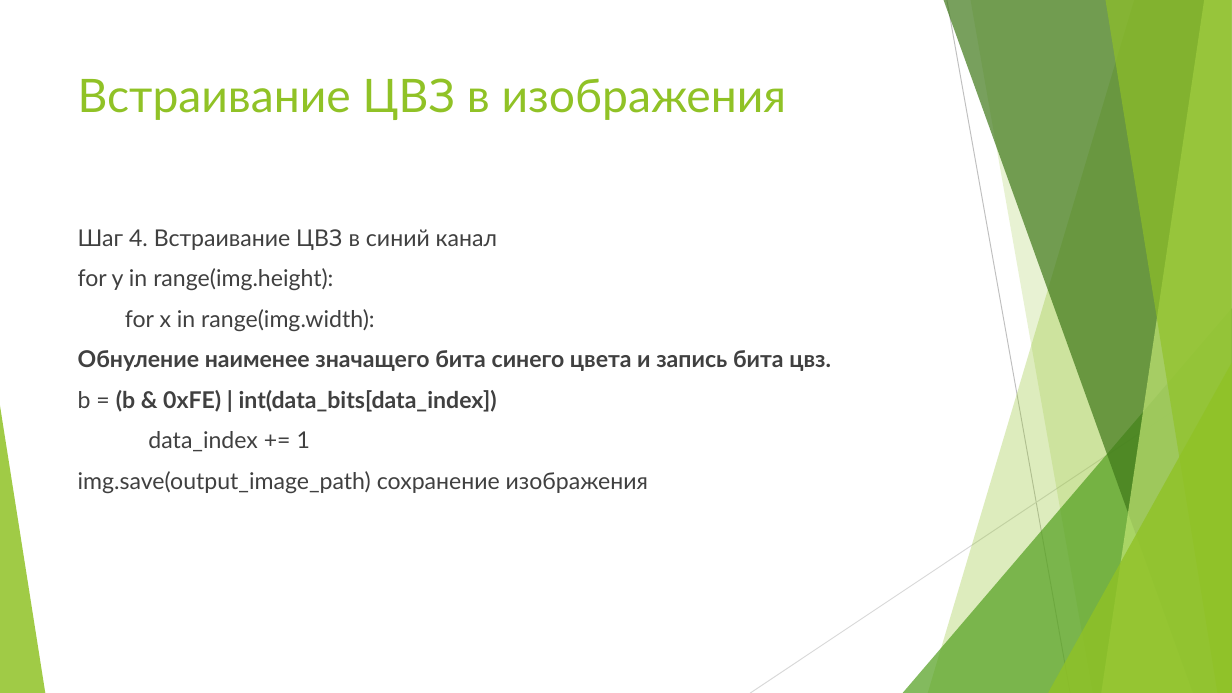
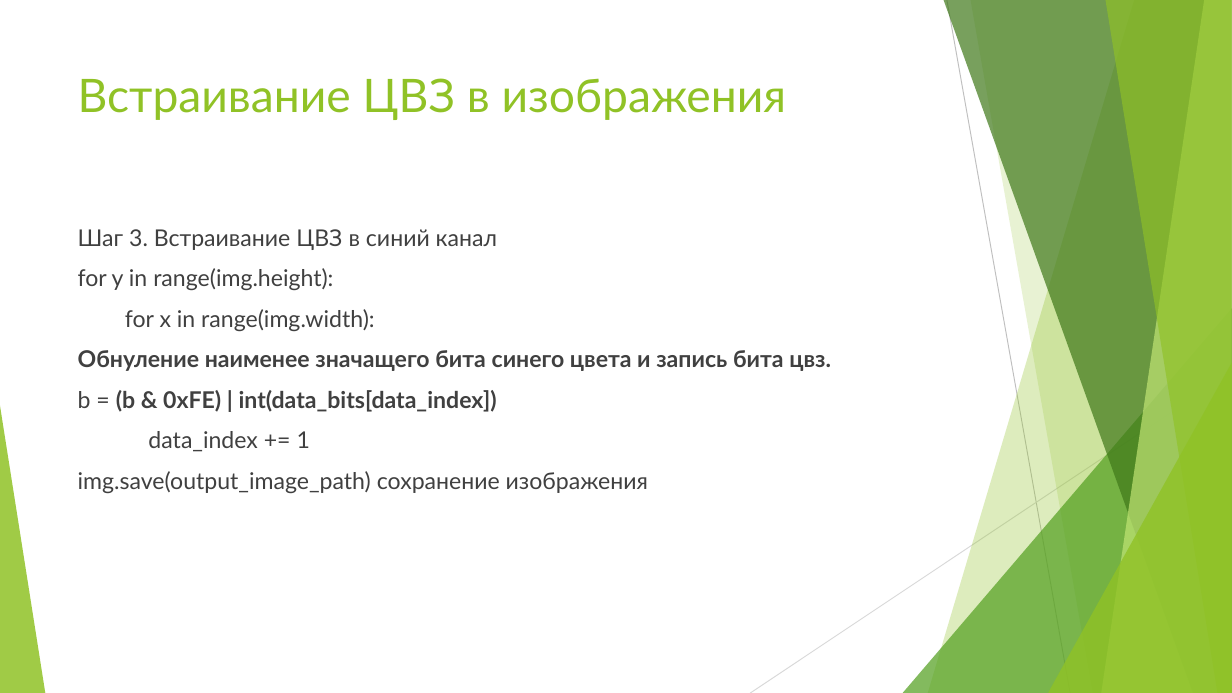
Before and after one commit to Kubyshev/kurs_stega, a slide deck: slide 10 of stegoKurs/Курсовая.pptx. Drawn at 1232x693 pixels with LibreOffice and Linux fonts; fonts in the diff are those of the drawing. Boxes give left, top, right and bottom in pixels: in the first picture for what was removed or moved away, otherwise in the second. Text is boxed around its words. In the diff, an @@ line names an element or a change of style, - is before the commit and + after.

```diff
--- a/stegoKurs/Курсовая.pptx
+++ b/stegoKurs/Курсовая.pptx
@@ text at (78, 229, 497, 250): text changed @@
-Шаг 4. Встраивание ЦВЗ в синий канал
+Шаг 3. Встраивание ЦВЗ в синий канал
```
Also in this commit, not shown: 9 other slides changed.
